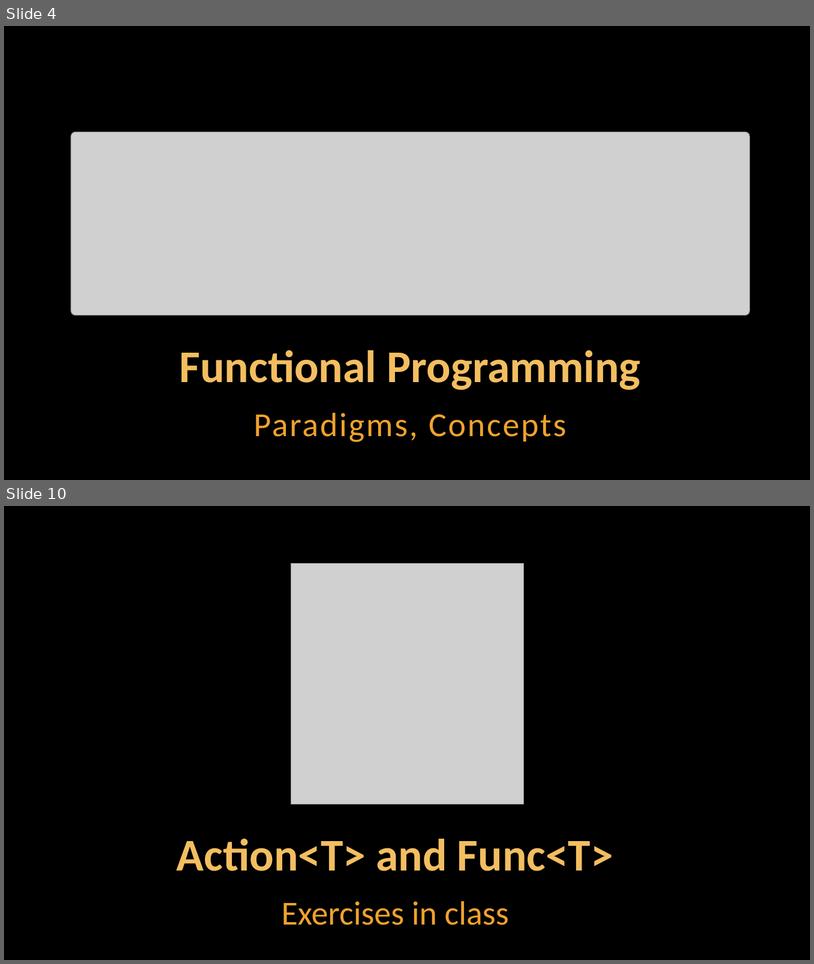
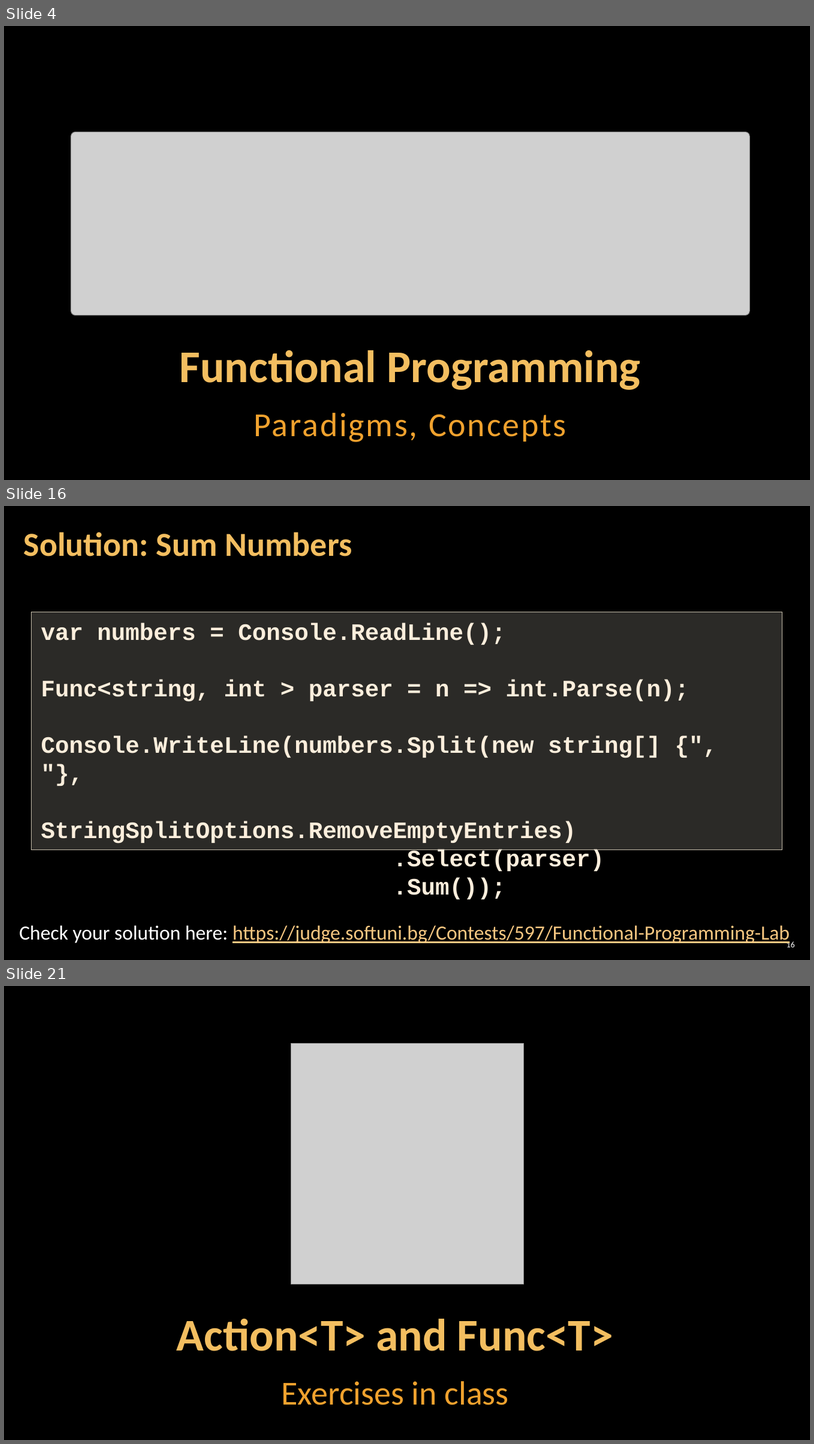
Before and after one commit to GoldenR1618/SoftUni-Exercises-and-Exams, a slide deck: 05.C#_Advanced/07.FUNCTIONAL_PROGRAMMING/07. CSharp-Advanced-Functional-Programming.pptx. Shown one above the other, each under a label of ours: slides 4 and 10 before the commit, slides 4, 16 and 21 after it; the slides between them are not shown. The pictures are 814x964 and 814x1444 pixels, drawn with LibreOffice and Linux fonts; fonts in the diff are those of the drawing; grey boxes stand for pictures; background and template pictures are left out. Boxes give left, top, right and bottom in pixels: in the first picture for what was removed or moved away, otherwise in the second. Text is boxed around its words. In the diff, an @@ line names an element or a change of style, - is before the commit and + after.

Commit message:
Add FUNCTIONAL_PROGRAMMING LAB.

```diff
--- a/05.C#_Advanced/07.FUNCTIONAL_PROGRAMMING/07. CSharp-Advanced-Functional-Programming.pptx
+++ b/05.C#_Advanced/07.FUNCTIONAL_PROGRAMMING/07. CSharp-Advanced-Functional-Programming.pptx
@@ slide 16 added at bbox=[4, 506, 810, 960], background picture (left out) @@
@@ title added at bbox=[24, 532, 353, 556], 40 pt, text #F3BE60, bold @@
+Solution: Sum Numbers
@@ rectangle added at bbox=[31, 612, 783, 850], fill #D9D5C7 at 20% opacity, outline #C7BFAC 1 pt, 28 pt, text #FBEEDC, bold @@
+var numbers = Console.ReadLine();
+Func<string, int > parser = n => int.Parse(n);
+Console.WriteLine(numbers.Split(new string[] {", "},
+StringSplitOptions.RemoveEmptyEntries)
+.Select(parser)
+.Sum());
@@ text added at bbox=[19, 925, 790, 945], 24 pt, text #F6C781, underline @@
+Check your solution here: https://judge.softuni.bg/Contests/597/Functional-Programming-Lab
@@ page number added at bbox=[787, 941, 795, 947], 10 pt, text #FFFFFF @@
+16
@@ what was slide 10 is now slide 21 @@
```
Also in this commit, not shown: 6 slides changed, 16 other slides added, 3 slides removed, 27 other files.
